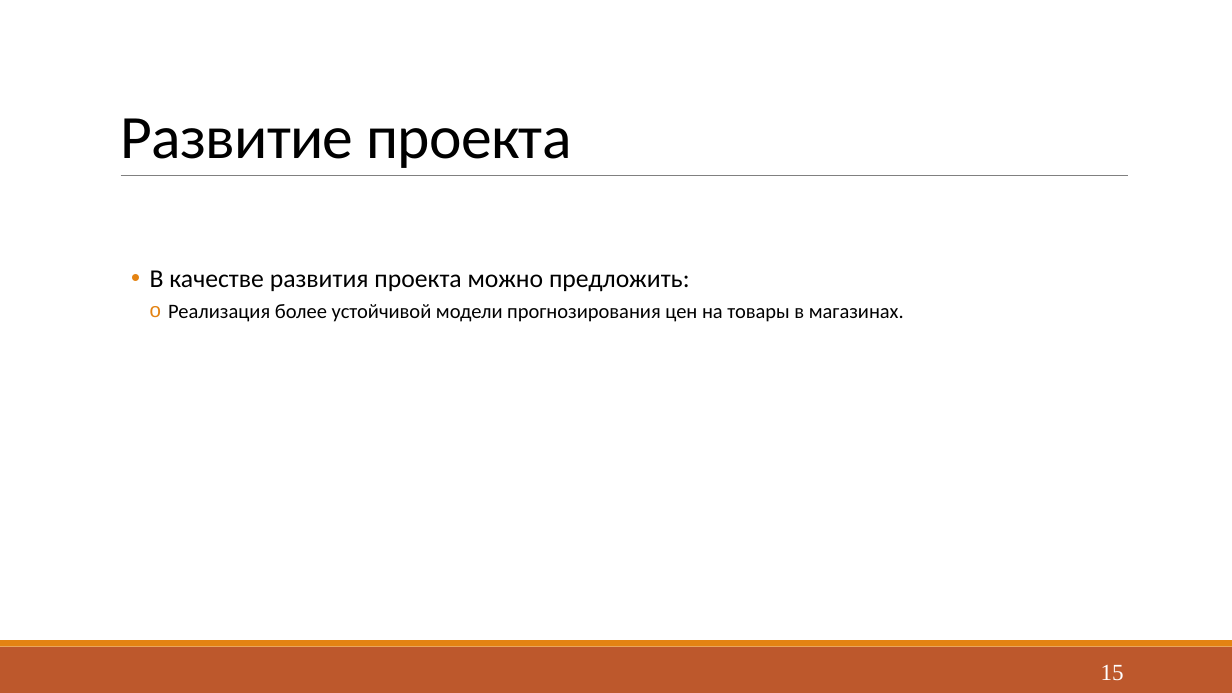
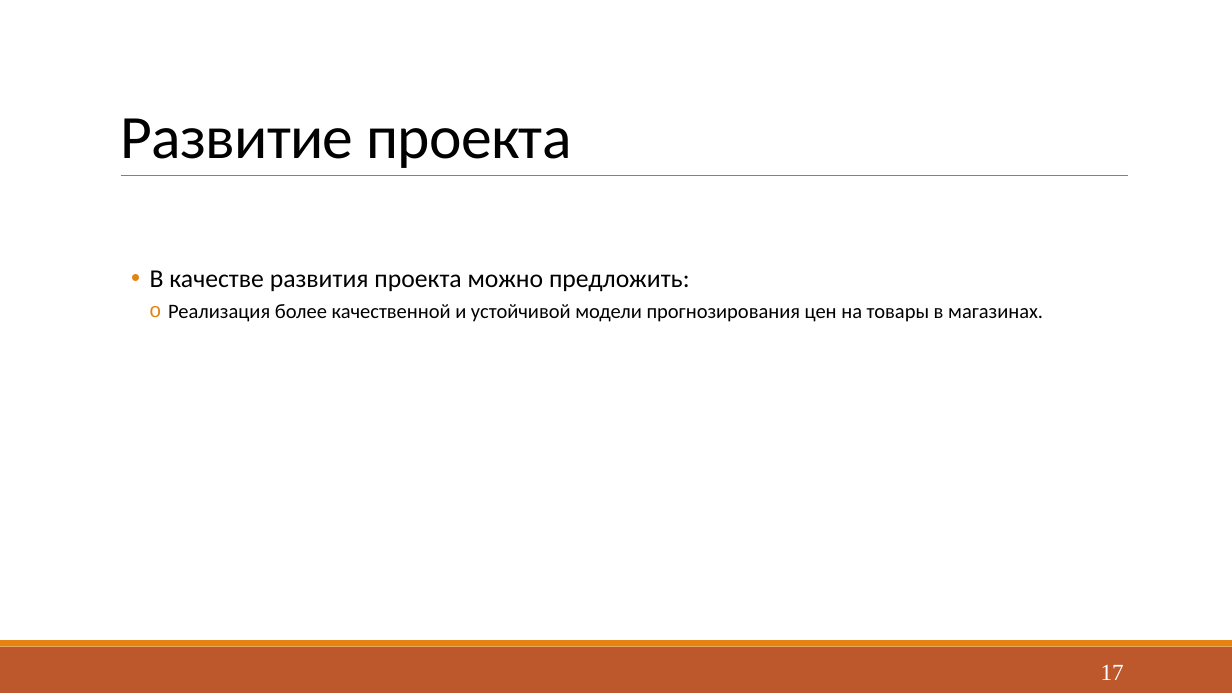
Before and after one commit to Yokud/DBCourseWork, a slide deck: slide 17 of docs/Presentation.pptx (slide 15 before the commit). Drawn at 1232x693 pixels with LibreOffice and Linux fonts; fonts in the diff are those of the drawing. Boxes give left, top, right and bottom in pixels: in the first picture for what was removed or moved away, otherwise in the second. Text is boxed around its words. In the diff, an @@ line names an element or a change of style, - is before the commit and + after.

```diff
--- a/docs/Presentation.pptx
+++ b/docs/Presentation.pptx
@@ text at (168,304,1043,322): text changed @@
-    o Реализация более устойчивой модели прогнозирования цен на товары в магазинах.
+    o Реализация более качественной и устойчивой модели прогнозирования цен на товары в магазинах.
@@ page number at (1101,665,1124,680): text changed @@
-15
+17
```
Also in this commit, not shown: 6 other slides changed, 2 slides added, 12 other files.
